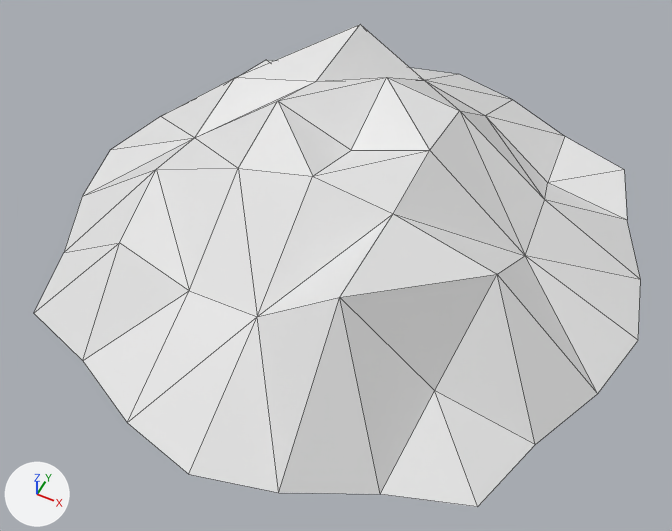
One commit to the FBX model client/Assets/Resources/Embeded/AssetObjects/Location/Zones/City/Source/Obstacle/PartOfObstacle/Trash1/fbTrash1.fbx: the scene before it, then after it.
Camera for both pictures: a 50 mm camera at (1.89, -3.99, 4.64) aimed at (0.04, -0.29, 0.01). Lighting does not change. The marker at lower left points along +X, +Y and +Z. Mesh edges are drawn as thin lines. Where no turn or scale is listed for an object, it has been applied to the vertices.

The first picture shows 'Dirt.001'.
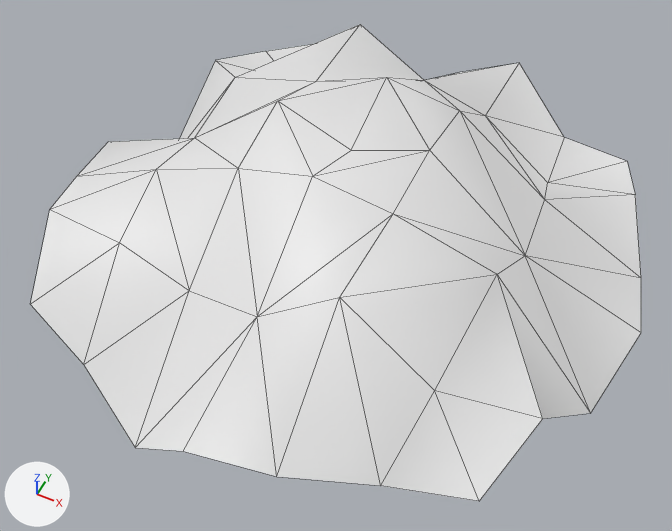
Edits to the bpy script that builds the scene:
```text
Change me_plane_009:
    used by ob_dirt_001; location = (0.0, 0.0, 0.0)
    remove me_plane_009.from_pydata(...)  # 49 vertices, 72 faces; spans x -2.0..2.0, y -2.04..2.04, z 0.0..0.99
    add me_plane_009.from_pydata(...)  # 49 vertices, 72 faces; spans x -2.0..2.0, y -2.04..2.04, z -0.48..0.99
    me_plane_009 part 1: 24 of 49 vertices moved; they spanned x -2.0..2.0, y -2.04..2.04, z 0.0 and now span x -2.0..2.0, y -2.04..2.04, z -0.48..0.41; mean shift (0.0, 0.0, 0.07); largest move (-1.88, 0.5, 0.0) -> (-1.88, 0.5, -0.48)
    me_plane_009 part 2: edges marked sharp go from 96 to 5
```

What differs and where, as boxes (x1, y1, x2, y2) in the pictures (672 x 531 px; the box of a moved part takes in the faces that stretch with it):
'Dirt.001', reshaped: before (34, 24, 641, 507); after (31, 24, 641, 501)
part 1 of me_plane_009, moved or reshaped: before (34, 60, 641, 507); after (31, 44, 641, 501)
part 2 of me_plane_009, shading changed: (120, 24, 548, 391) in both
